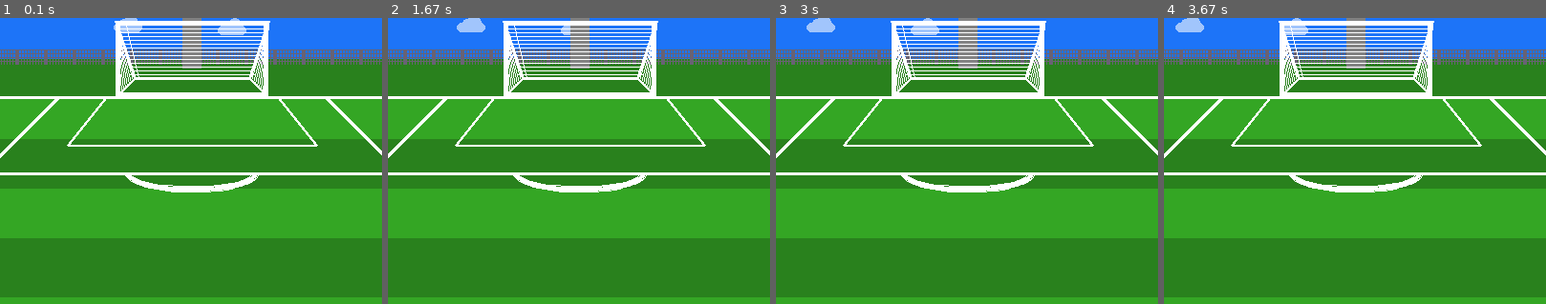
Above: before the commit, frames 1-4 (left to right).
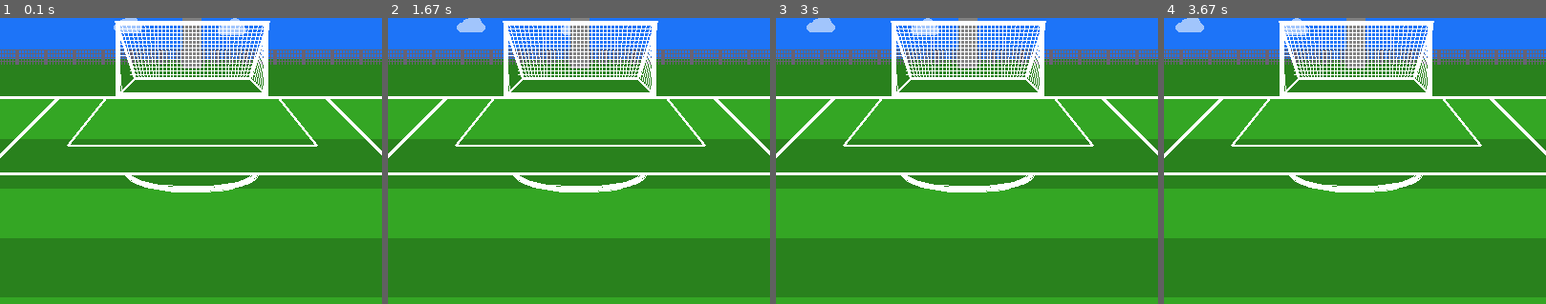
Above: after the commit, the same moments.

Repository: johoule/stuff
Game: pygame game, started from Intro to Pygame Graphics/major league soccer animation/graphics_v4.py
The game is run twice, just before and just after one commit, with the same random seed, the same clock (stepped at 60 frames per second) and the same inputs.
Inputs:
- Up to frame 1 (0.1 s): no input
- Up to frame 2 (1.67 s): tap D at 0.33, 0.67 s
- Up to frame 3 (3 s): no input
- Up to frame 4 (3.67 s): no input
The pictures show only the part of the screen within x 25-75%, y 23-73%; the shares and areas given below are measured in that part.

The runs differ from the first frame. In frame 1, 1.3% of the frame differs, in the area x 31-69%, y 2-25%; in frame 2, 1.3%; in frame 3, 1.3%; in frame 4, 1.3%.

Commit message:
create draw_net2 (refactoring(

Diff:
--- a/Intro to Pygame Graphics/major league soccer animation/graphics_v4.py
+++ b/Intro to Pygame Graphics/major league soccer animation/graphics_v4.py
@@ -237,60 +237,70 @@
     pygame.draw.ellipse(screen, light_color, [670, 20, 20, 20])
     pygame.draw.line(screen, GRAY, [590, 20], [690, 20], 2)
 
-    #net
-    def draw_net(x, y):
-        pygame.draw.line(screen, WHITE, [x+5, 140], [y+3, 200], 1)
+    # #net
+    # def draw_net(x, y):
+    #     pygame.draw.line(screen, WHITE, [x+5, 140], [y+3, 200], 1)
+    #     pygame.draw.line(screen, WHITE, [x+4, 140], [y+3, 200], 1)
+
+    # i = 0
+    # while (i < 34):
+    #     draw_net(325, 341)
+    #     i += 1
+
+    pygame.draw.line(screen, WHITE, [325, 140], [341, 200], 1)
+    pygame.draw.line(screen, WHITE, [330, 140], [344, 200], 1)
+    pygame.draw.line(screen, WHITE, [335, 140], [347, 200], 1)
+    pygame.draw.line(screen, WHITE, [340, 140], [350, 200], 1)
+    pygame.draw.line(screen, WHITE, [345, 140], [353, 200], 1)
+    pygame.draw.line(screen, WHITE, [350, 140], [356, 200], 1)
+    pygame.draw.line(screen, WHITE, [355, 140], [359, 200], 1)
+    pygame.draw.line(screen, WHITE, [360, 140], [362, 200], 1)
+    pygame.draw.line(screen, WHITE, [364, 140], [365, 200], 1)
+    pygame.draw.line(screen, WHITE, [368, 140], [369, 200], 1)
+    pygame.draw.line(screen, WHITE, [372, 140], [373, 200], 1)
+    pygame.draw.line(screen, WHITE, [376, 140], [377, 200], 1)
+    pygame.draw.line(screen, WHITE, [380, 140], [380, 200], 1)
+    pygame.draw.line(screen, WHITE, [384, 140], [384, 200], 1)
+    pygame.draw.line(screen, WHITE, [388, 140], [388, 200], 1)
+    pygame.draw.line(screen, WHITE, [392, 140], [392, 200], 1)
+    pygame.draw.line(screen, WHITE, [396, 140], [396, 200], 1)
+    pygame.draw.line(screen, WHITE, [400, 140], [400, 200], 1)
+    pygame.draw.line(screen, WHITE, [404, 140], [404, 200], 1)
+    pygame.draw.line(screen, WHITE, [408, 140], [408, 200], 1)
+    pygame.draw.line(screen, WHITE, [412, 140], [412, 200], 1)
+    pygame.draw.line(screen, WHITE, [416, 140], [416, 200], 1)
+    pygame.draw.line(screen, WHITE, [420, 140], [420, 200], 1)
+    pygame.draw.line(screen, WHITE, [424, 140], [423, 200], 1)
+    pygame.draw.line(screen, WHITE, [428, 140], [427, 200], 1)
+    pygame.draw.line(screen, WHITE, [432, 140], [431, 200], 1)
+    pygame.draw.line(screen, WHITE, [436, 140], [435, 200], 1)
+    pygame.draw.line(screen, WHITE, [440, 140], [438, 200], 1)
+    pygame.draw.line(screen, WHITE, [445, 140], [441, 200], 1)
+    pygame.draw.line(screen, WHITE, [450, 140], [444, 200], 1)
+    pygame.draw.line(screen, WHITE, [455, 140], [447, 200], 1)
+    pygame.draw.line(screen, WHITE, [460, 140], [450, 200], 1)
+    pygame.draw.line(screen, WHITE, [465, 140], [453, 200], 1)
+    pygame.draw.line(screen, WHITE, [470, 140], [456, 200], 1)
+    pygame.draw.line(screen, WHITE, [475, 140], [459, 200], 1)
+
+    # net part 2
+    def draw_net2(x, y):
+        pygame.draw.line(screen, WHITE, [320, 140], [x+2, y-2], 1)
 
     i = 0
-    while (i < 34):
-        draw_net(325, 341)
+    while (i < 8):
+        draw_net2(324, 216)
         i += 1
 
-    # pygame.draw.line(screen, WHITE, [325, 140], [341, 200], 1)
-    # pygame.draw.line(screen, WHITE, [330, 140], [344, 200], 1)
-    # pygame.draw.line(screen, WHITE, [335, 140], [347, 200], 1)
-    # pygame.draw.line(screen, WHITE, [340, 140], [350, 200], 1)
-    # pygame.draw.line(screen, WHITE, [345, 140], [353, 200], 1)
-    # pygame.draw.line(screen, WHITE, [350, 140], [356, 200], 1)
-    # pygame.draw.line(screen, WHITE, [355, 140], [359, 200], 1)
-    # pygame.draw.line(screen, WHITE, [360, 140], [362, 200], 1)
-    # pygame.draw.line(screen, WHITE, [364, 140], [365, 200], 1)
-    # pygame.draw.line(screen, WHITE, [368, 140], [369, 200], 1)
-    # pygame.draw.line(screen, WHITE, [372, 140], [373, 200], 1)
-    # pygame.draw.line(screen, WHITE, [376, 140], [377, 200], 1)
-    # pygame.draw.line(screen, WHITE, [380, 140], [380, 200], 1)
-    # pygame.draw.line(screen, WHITE, [384, 140], [384, 200], 1)
-    # pygame.draw.line(screen, WHITE, [388, 140], [388, 200], 1)
-    # pygame.draw.line(screen, WHITE, [392, 140], [392, 200], 1)
-    # pygame.draw.line(screen, WHITE, [396, 140], [396, 200], 1)
-    # pygame.draw.line(screen, WHITE, [400, 140], [400, 200], 1)
-    # pygame.draw.line(screen, WHITE, [404, 140], [404, 200], 1)
-    # pygame.draw.line(screen, WHITE, [408, 140], [408, 200], 1)
-    # pygame.draw.line(screen, WHITE, [412, 140], [412, 200], 1)
-    # pygame.draw.line(screen, WHITE, [416, 140], [416, 200], 1)
-    # pygame.draw.line(screen, WHITE, [420, 140], [420, 200], 1)
-    # pygame.draw.line(screen, WHITE, [424, 140], [423, 200], 1)
-    # pygame.draw.line(screen, WHITE, [428, 140], [427, 200], 1)
-    # pygame.draw.line(screen, WHITE, [432, 140], [431, 200], 1)
-    # pygame.draw.line(screen, WHITE, [436, 140], [435, 200], 1)
-    # pygame.draw.line(screen, WHITE, [440, 140], [438, 200], 1)
-    # pygame.draw.line(screen, WHITE, [445, 140], [441, 200], 1)
-    # pygame.draw.line(screen, WHITE, [450, 140], [444, 200], 1)
-    # pygame.draw.line(screen, WHITE, [455, 140], [447, 200], 1)
-    # pygame.draw.line(screen, WHITE, [460, 140], [450, 200], 1)
-    # pygame.draw.line(screen, WHITE, [465, 140], [453, 200], 1)
-    # pygame.draw.line(screen, WHITE, [470, 140], [456, 200], 1)
-    # pygame.draw.line(screen, WHITE, [475, 140], [459, 200], 1)
-
-    #net part 2
-    pygame.draw.line(screen, WHITE, [320, 140], [324, 216], 1)
-    pygame.draw.line(screen, WHITE, [320, 140], [326, 214], 1)
-    pygame.draw.line(screen, WHITE, [320, 140], [328, 212], 1)
-    pygame.draw.line(screen, WHITE, [320, 140], [330, 210], 1)
-    pygame.draw.line(screen, WHITE, [320, 140], [332, 208], 1)
-    pygame.draw.line(screen, WHITE, [320, 140], [334, 206], 1)
-    pygame.draw.line(screen, WHITE, [320, 140], [336, 204], 1)
-    pygame.draw.line(screen, WHITE, [320, 140], [338, 202], 1)
+    # net part 2
+    # pygame.draw.line(screen, WHITE, [320, 140], [324, 216], 1)
+    # pygame.draw.line(screen, WHITE, [320, 140], [326, 214], 1)
+    # pygame.draw.line(screen, WHITE, [320, 140], [328, 212], 1)
+    # pygame.draw.line(screen, WHITE, [320, 140], [330, 210], 1)
+    # pygame.draw.line(screen, WHITE, [320, 140], [332, 208], 1)
+    # pygame.draw.line(screen, WHITE, [320, 140], [334, 206], 1)
+    # pygame.draw.line(screen, WHITE, [320, 140], [336, 204], 1)
+    # pygame.draw.line(screen, WHITE, [320, 140], [338, 202], 1)
 
     #net part 3
     pygame.draw.line(screen, WHITE, [480, 140], [476, 216], 1)
